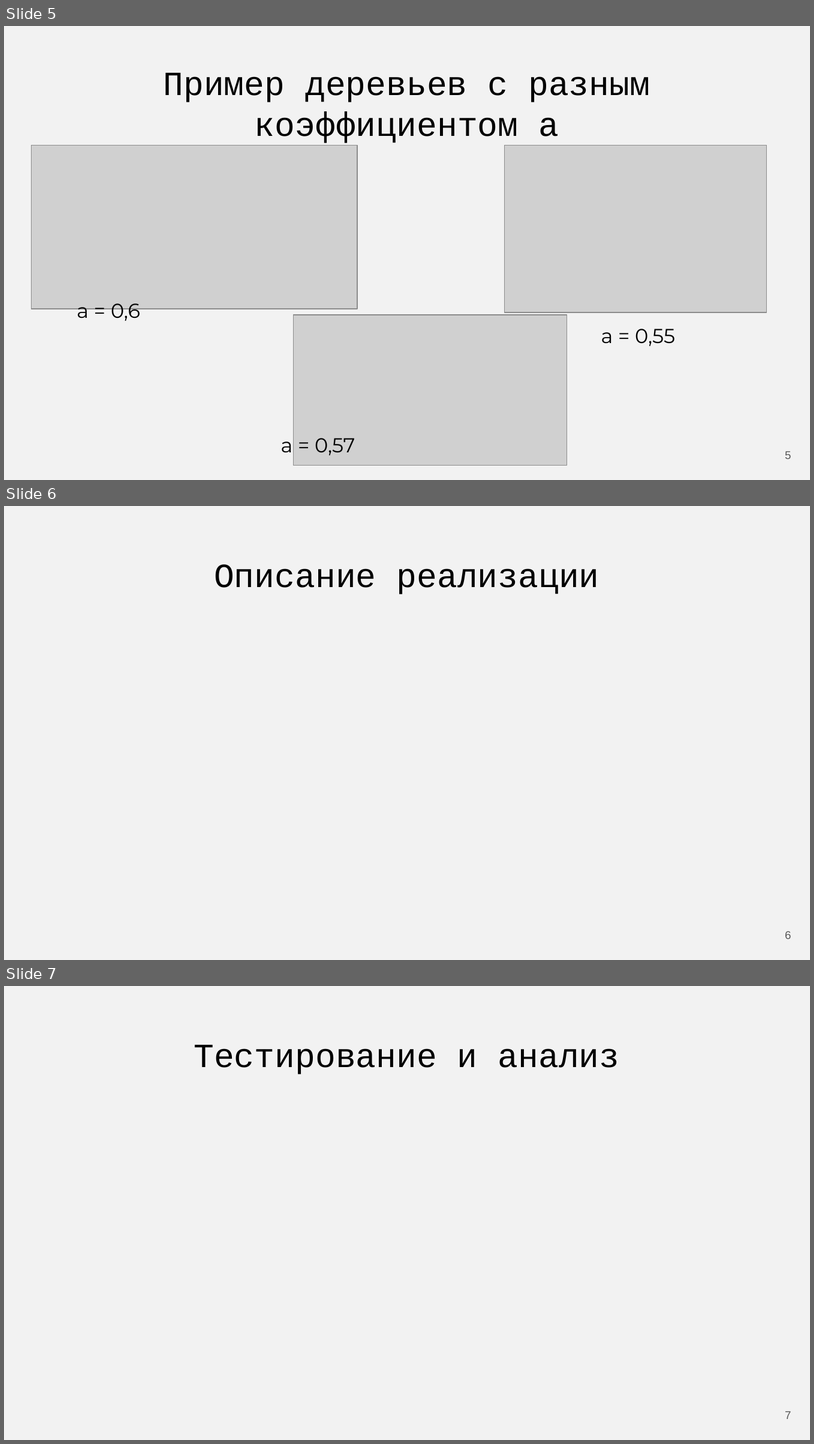
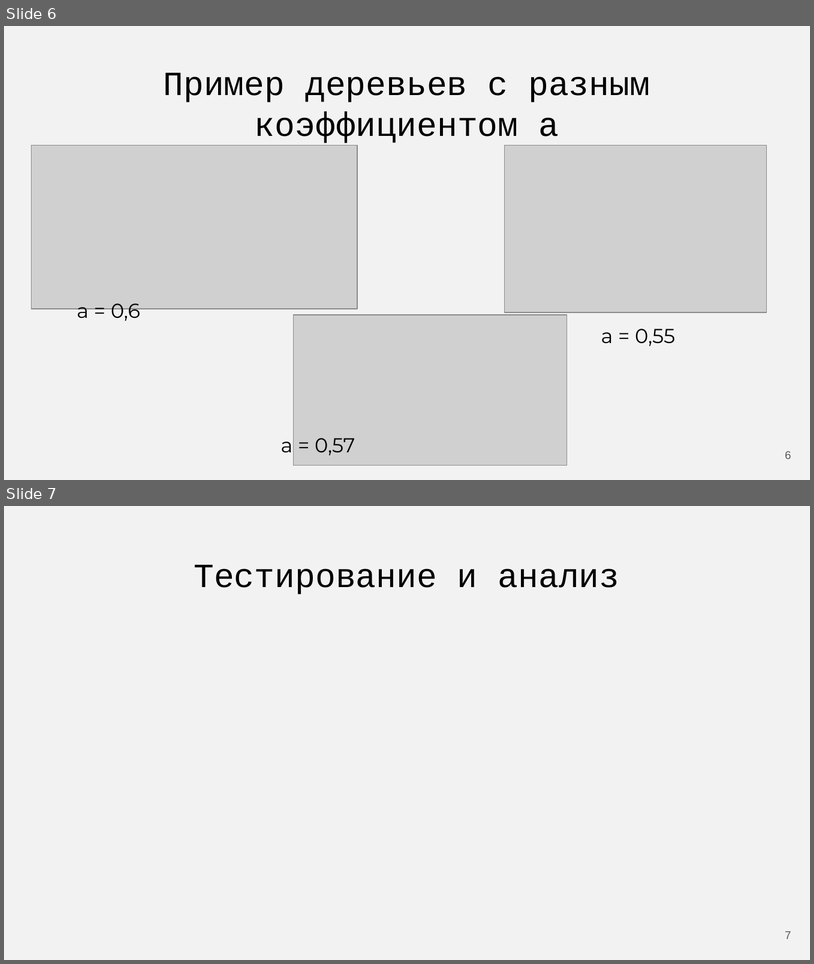
Before and after one commit to Flnchkv/ScapeGoat_Three, a slide deck: ScapeGoat Three.pptx. Shown one above the other, each under a label of ours: slides 5, 6 and 7 before the commit, slides 6 and 7 after it. The pictures are 814x1444 and 814x964 pixels, drawn with LibreOffice and Linux fonts; fonts in the diff are those of the drawing; grey boxes stand for pictures. Boxes give left, top, right and bottom in pixels: in the first picture for what was removed or moved away, otherwise in the second. Text is boxed around its words. In the diff, an @@ line names an element or a change of style, - is before the commit and + after.

```diff
--- a/ScapeGoat Three.pptx
+++ b/ScapeGoat Three.pptx
@@ slide 6 removed at (4, 506, 810, 960), background #F2F2F2 @@
@@ title removed at (214, 564, 600, 594) @@
-Описание реализации
@@ page number removed at (785, 931, 791, 939) @@
-6
@@ what was slide 5 is now slide 6 @@
@@ page number at (785, 451, 791, 459): text changed @@
-5
+6
```
Also in this commit, not shown: 3 slides changed, 2 slides added, 1 other slide removed, 1 other file.
